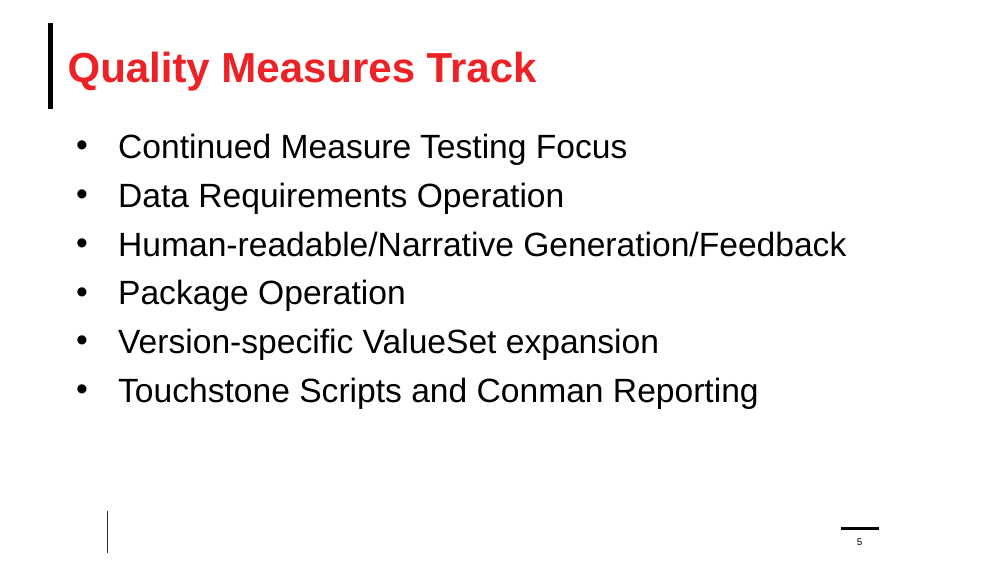
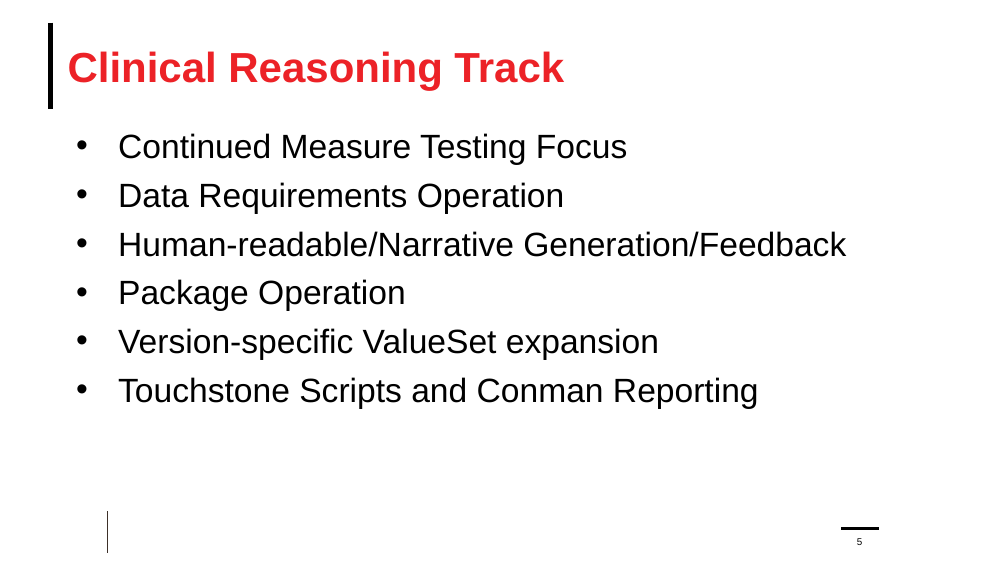
Before and after one commit to cqframework/CQL-Formatting-and-Usage-Wiki, a slide deck: slide 5 of Source/Cooking With CQL/56/Clinical Reasoning 28 Track Preview.pptx. Drawn at 1008x567 pixels with LibreOffice and Linux fonts; fonts in the diff are those of the drawing; background and template pictures are left out. Boxes give left, top, right and bottom in pixels: in the first picture for what was removed or moved away, otherwise in the second. Text is boxed around its words. In the diff, an @@ line names an element or a change of style, - is before the commit and + after.

```diff
--- a/Source/Cooking With CQL/56/Clinical Reasoning 28 Track Preview.pptx
+++ b/Source/Cooking With CQL/56/Clinical Reasoning 28 Track Preview.pptx
@@ title at [68, 51, 564, 91]: text changed @@
-Quality Measures Track
+Clinical Reasoning Track
```
Also in this commit, not shown: 1 other slide changed, 1 other file.
